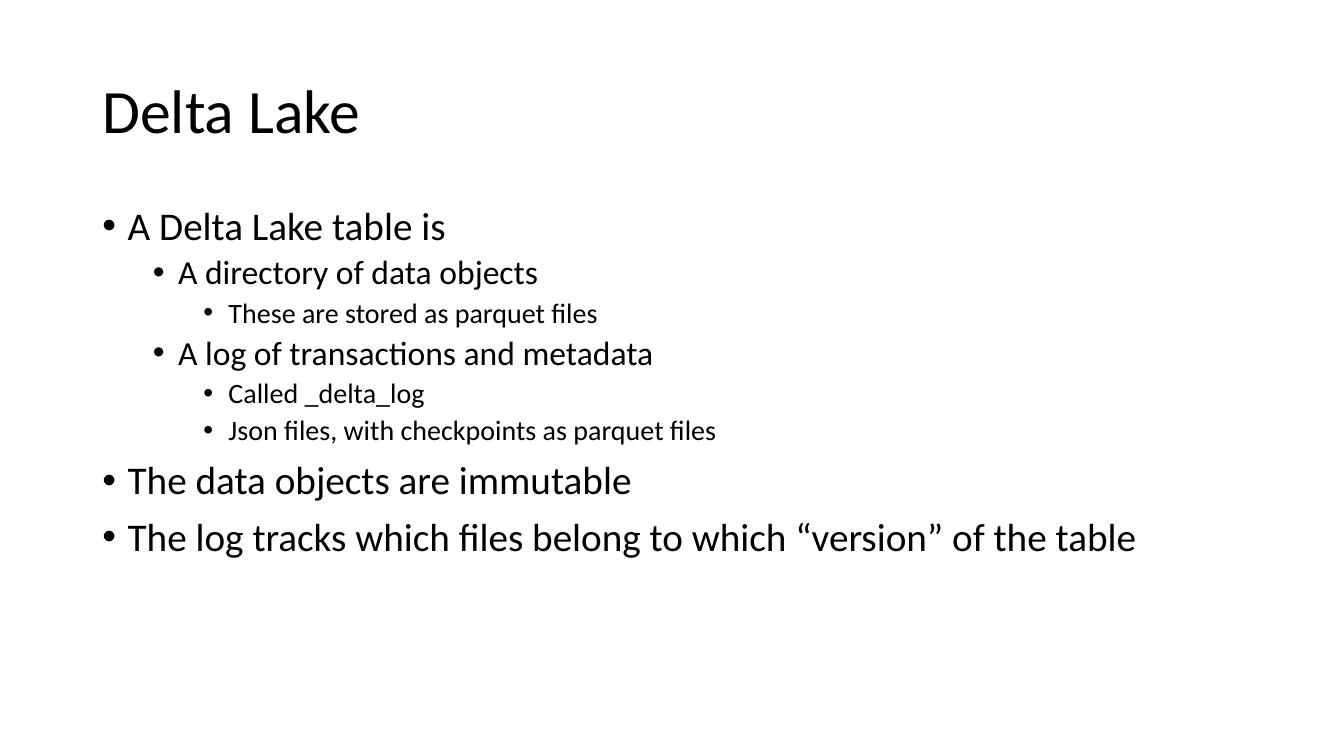
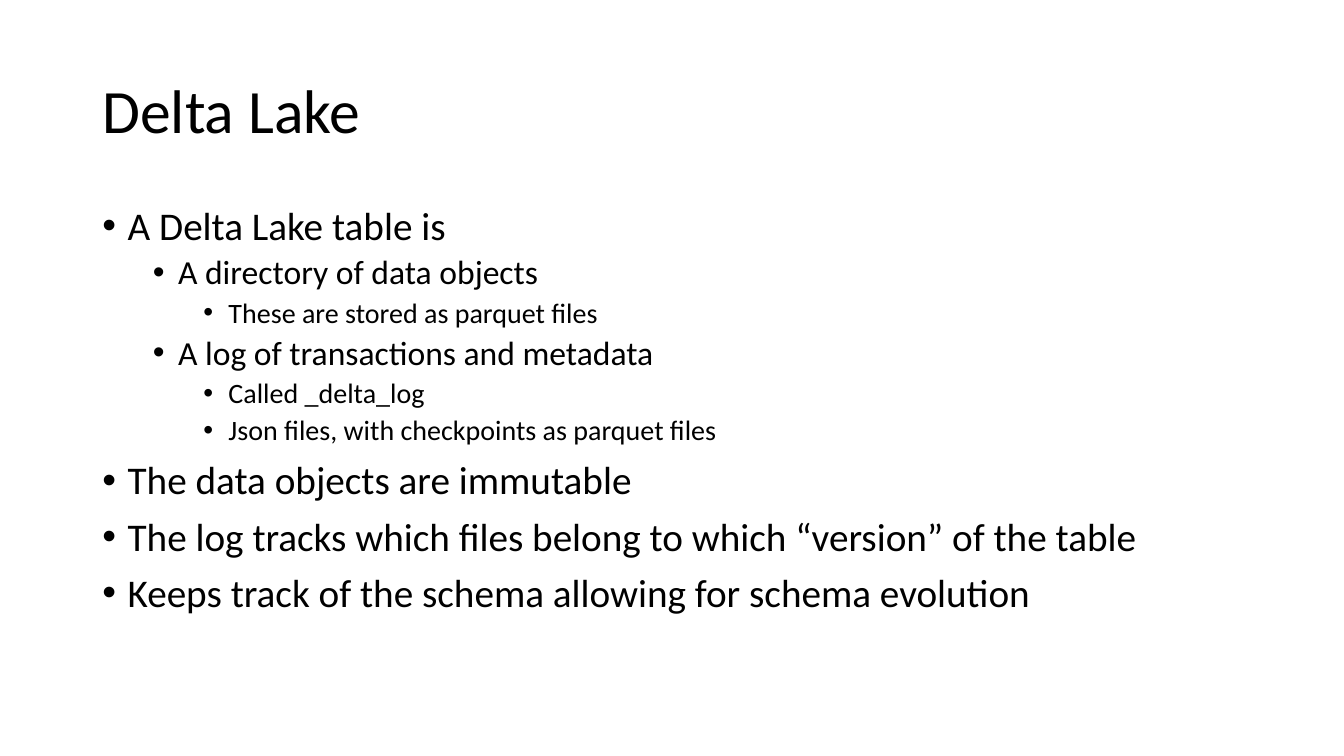
Before and after one commit to shswindell42/Presentations, a slide deck: slide 10 of Building a Data Lakehouse/Building a Data Lakehouse.pptx. Drawn at 1344x756 pixels with LibreOffice and Linux fonts; fonts in the diff are those of the drawing. Boxes give left, top, right and bottom in pixels: in the first picture for what was removed or moved away, otherwise in the second. Text is boxed around its words. In the diff, an @@ line names an element or a change of style, - is before the commit and + after.

```diff
--- a/Building a Data Lakehouse/Building a Data Lakehouse.pptx
+++ b/Building a Data Lakehouse/Building a Data Lakehouse.pptx
@@ text at [128,579,1030,614]: paragraph added @@
+• Keeps track of the schema allowing for schema evolution
```
Also in this commit, not shown: 3 other slides changed, 7 slides added, 1 slide removed.
